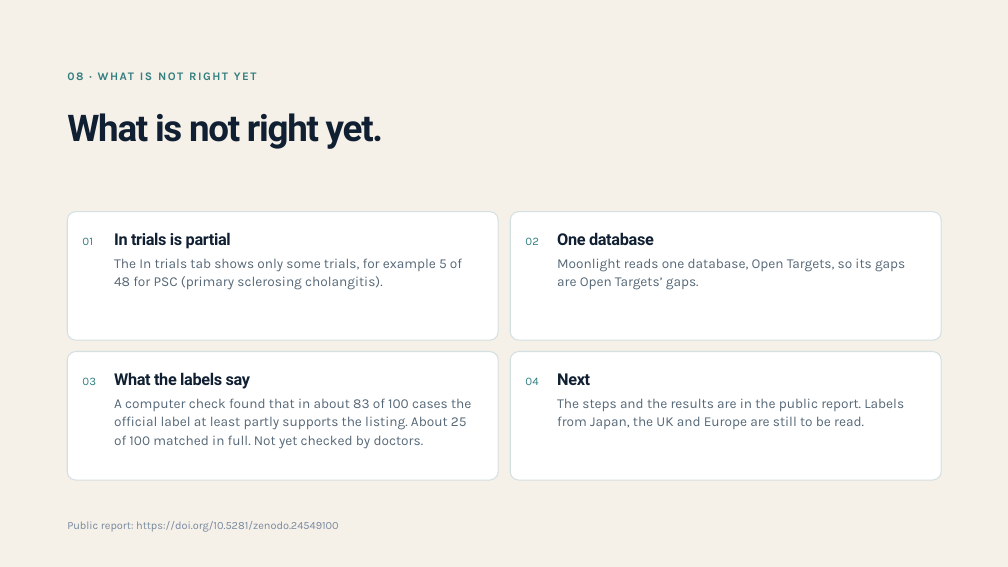
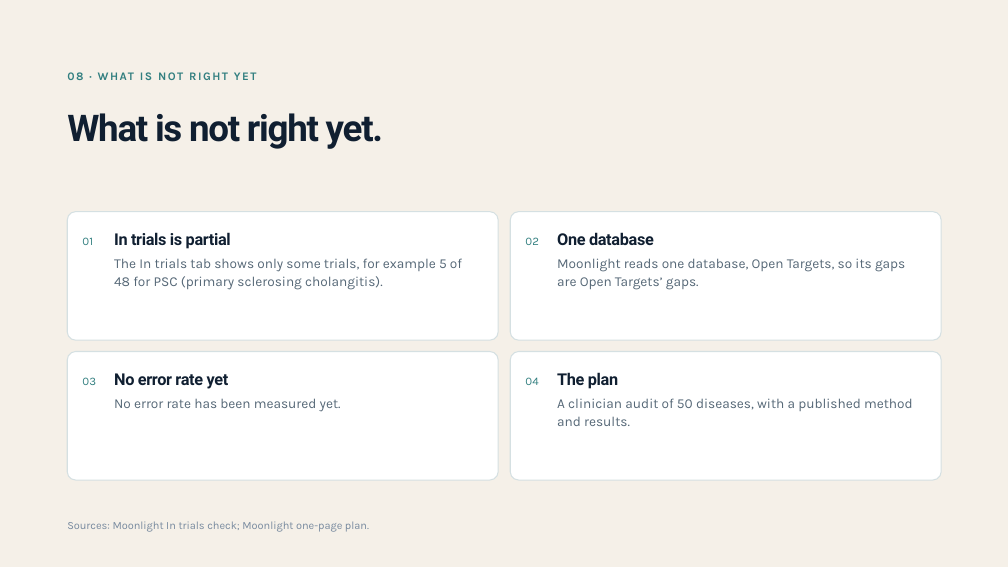
Before and after one commit to Moonlight-Clues/moonlight, a slide deck: slide 9 of docs/pitch/moonlight-deck-funders-19nov.pptx. Drawn at 1008x567 pixels with LibreOffice and Linux fonts; fonts in the diff are those of the drawing. Boxes give left, top, right and bottom in pixels: in the first picture for what was removed or moved away, otherwise in the second. Text is boxed around its words. In the diff, an @@ line names an element or a change of style, - is before the commit and + after.

```diff
--- a/docs/pitch/moonlight-deck-funders-19nov.pptx
+++ b/docs/pitch/moonlight-deck-funders-19nov.pptx
@@ text at (x1=114, y1=373, x2=341, y2=412): text changed @@
-What the labels say
-A computer check found that in about 83 of 100 cases the official label at least partly supports the listing. About 25 of 100 matched in full. Not yet checked by doctors.
+No error rate yet
+No error rate has been measured yet.
@@ text at (x1=557, y1=372, x2=913, y2=426): text changed @@
-Next
-The steps and the results are in the public report. Labels from Japan, the UK and Europe are still to be read.
+The plan
+A clinician audit of 50 diseases, with a published method and results.
@@ text at (x1=67, y1=521, x2=369, y2=532): text changed @@
-Public report: https://doi.org/10.5281/zenodo.24549100
+Sources: Moonlight In trials check; Moonlight one-page plan.
```
Also in this commit, not shown: 6 other slides changed, 1 slide removed, 1 other file.
